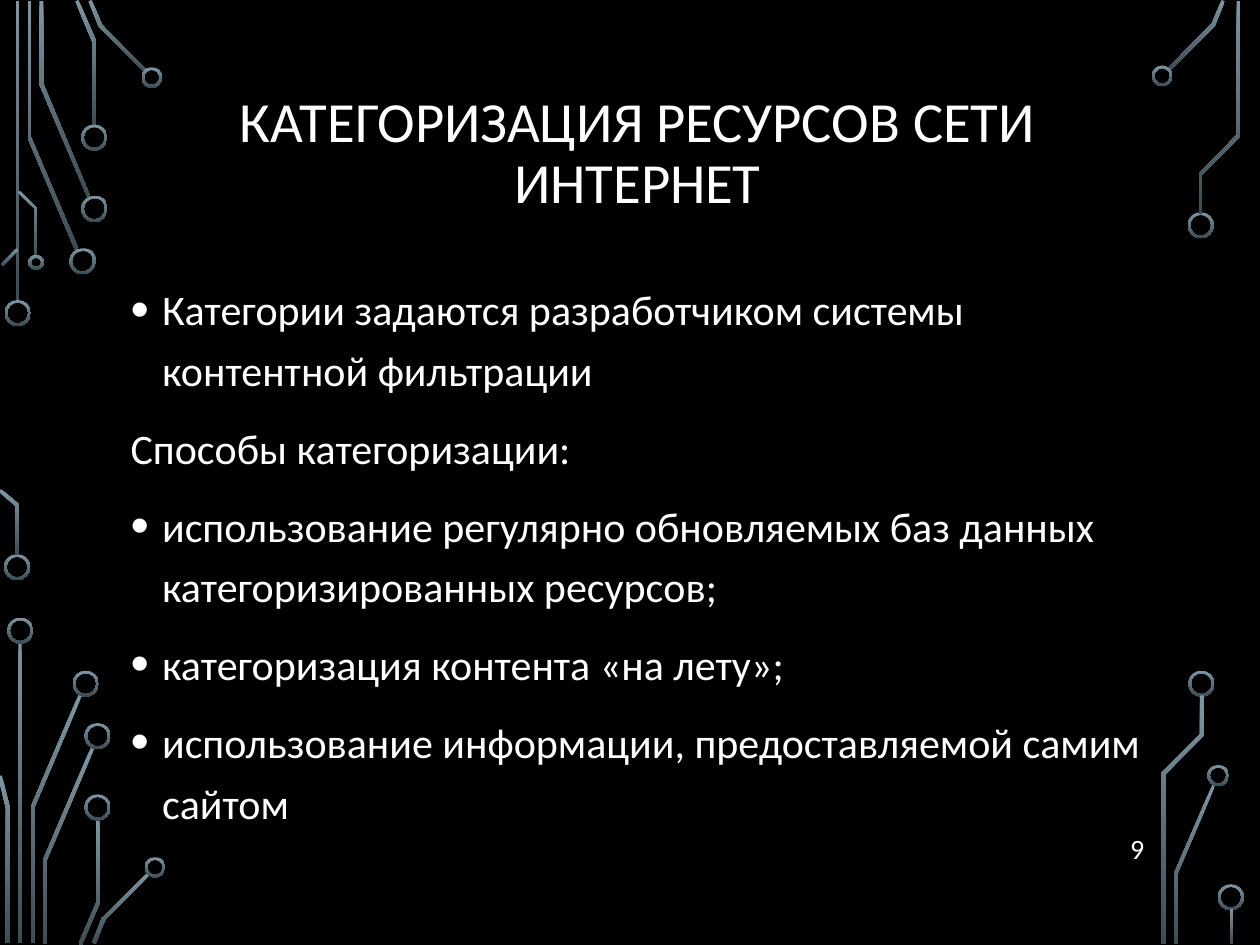
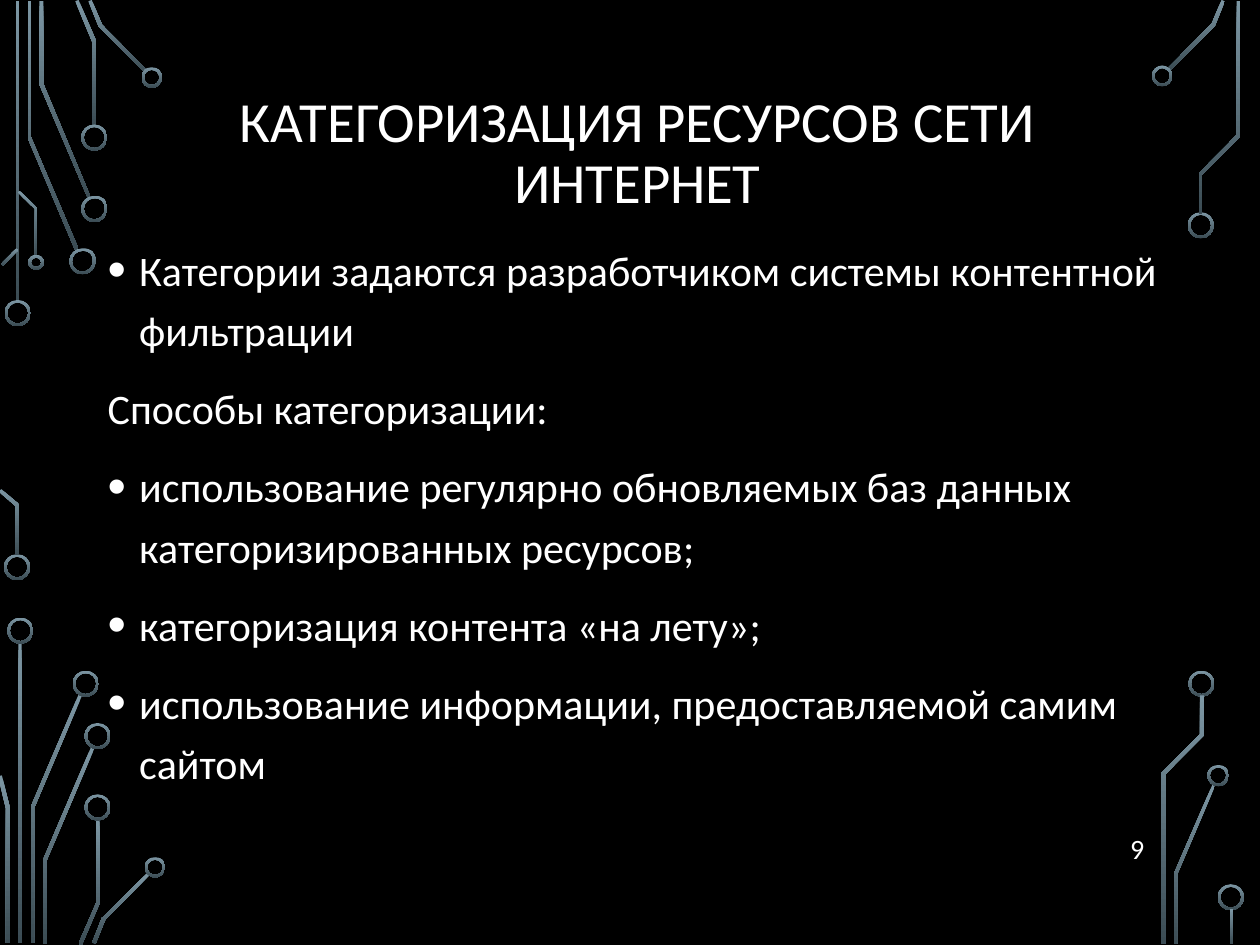
Before and after one commit to BizinMitya/WebFilter, a slide deck: slide 9 of diploma/Проектирование и разработка веб-фильтра для обеспечения контроля доступа к сетевым ресурсам.pptx. Drawn at 1260x945 pixels with LibreOffice and Linux fonts; fonts in the diff are those of the drawing; background and template pictures are left out. Boxes give left, top, right and bottom in pixels: in the first picture for what was removed or moved away, otherwise in the second. Text is boxed around its words. In the diff, an @@ line names an element or a change of style, - is before the commit and + after.

```diff
--- a/diploma/Проектирование и разработка веб-фильтра для обеспечения контроля доступа к сетевым ресурсам.pptx
+++ b/diploma/Проектирование и разработка веб-фильтра для обеспечения контроля доступа к сетевым ресурсам.pptx
@@ text "Категории задаются разработчиком системы контентной ..." rewrapped from (x1=131, y1=296, x2=1140, y2=820) to (x1=108, y1=257, x2=1156, y2=780) @@
```
Also in this commit, not shown: 7 other slides changed.
